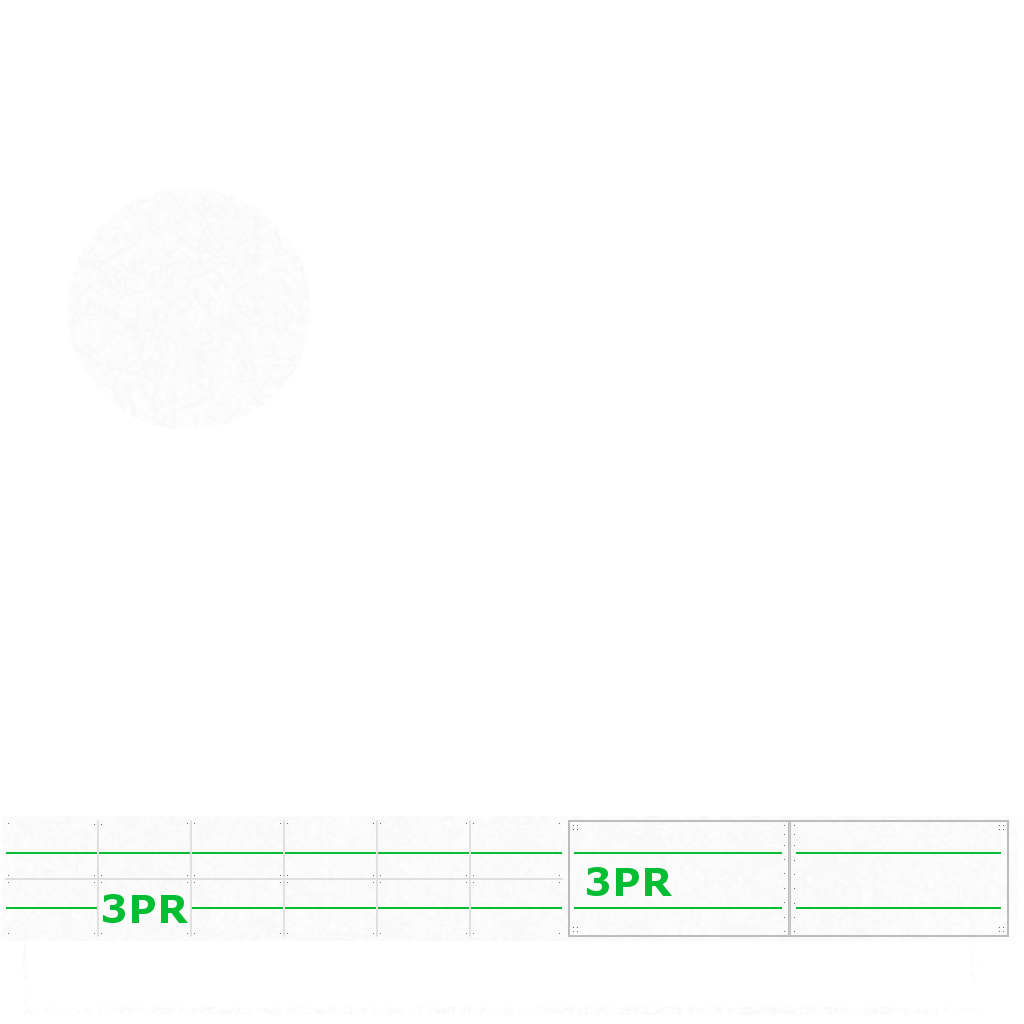
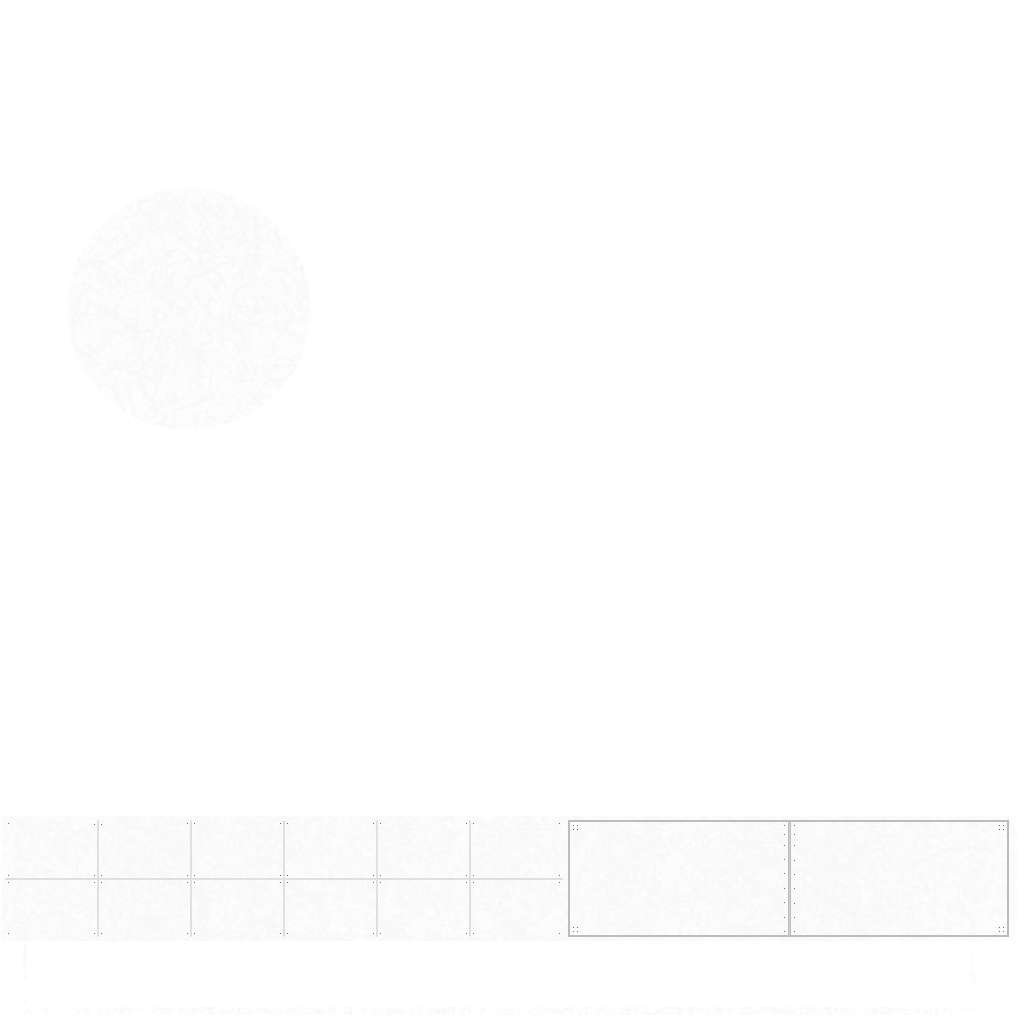
Before/after of a 1024px x 1024px layered artwork. What changed in the layer stack:
hid "3PR" over [103, 894, 188, 923]
hid "3PR #1" over [587, 867, 672, 896]
hid "3PR Effekte" over [6, 852, 1001, 909]
